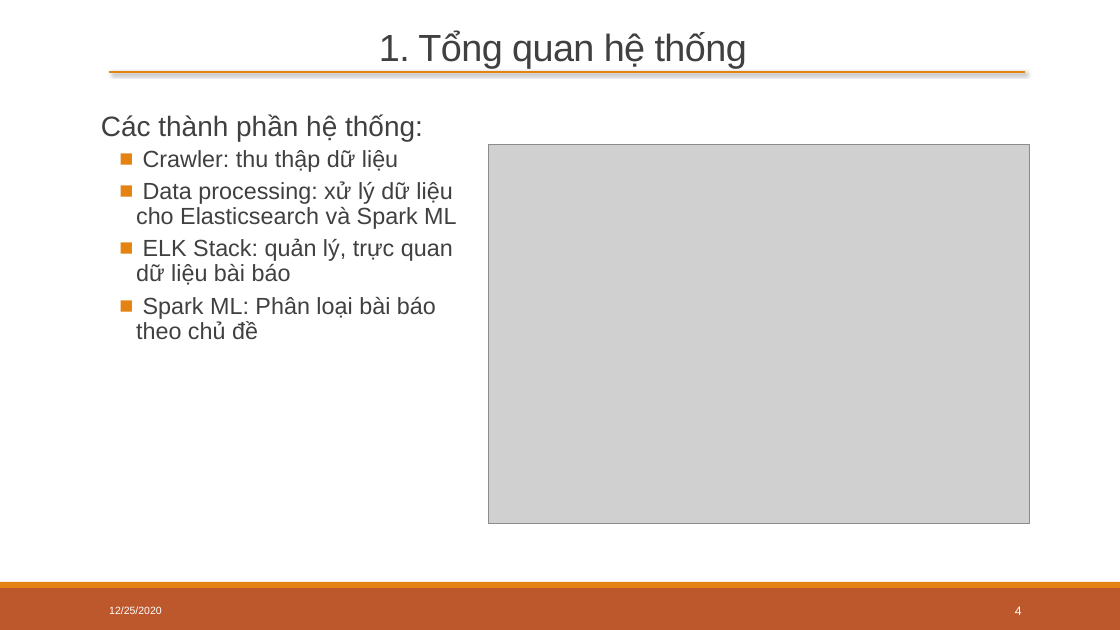
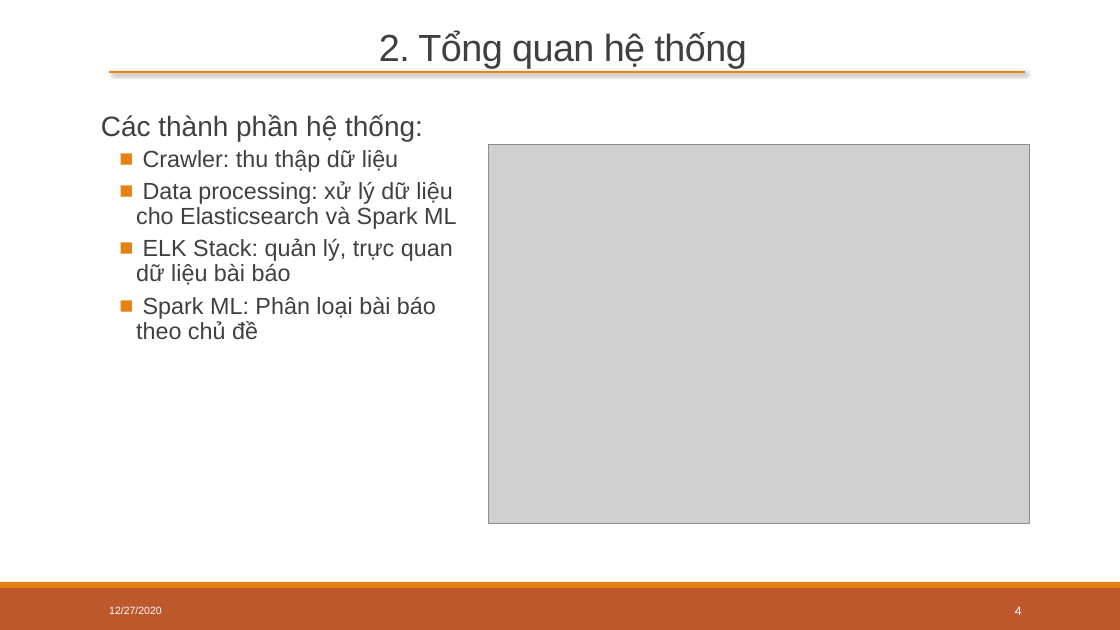
Before and after one commit to trongtuyen99/bigdata_20201, a slide deck: slide 4 of report/docs/Thu thập và xử lý bài báo.pptx. Drawn at 1120x630 pixels with LibreOffice and Linux fonts; fonts in the diff are those of the drawing; grey boxes stand for pictures. Boxes give left, top, right and bottom in pixels: in the first picture for what was removed or moved away, otherwise in the second. Text is boxed around its words. In the diff, an @@ line names an element or a change of style, - is before the commit and + after.

```diff
--- a/report/docs/Thu thập và xử lý bài báo.pptx
+++ b/report/docs/Thu thập và xử lý bài báo.pptx
@@ title at [379,31,747,68]: text changed @@
-1. Tổng quan hệ thống
+2. Tổng quan hệ thống
@@ text at [109,606,162,614]: text changed @@
-12/25/2020
+12/27/2020
```
Also in this commit, not shown: 18 other slides changed, 1 slide added, 2 other files.
